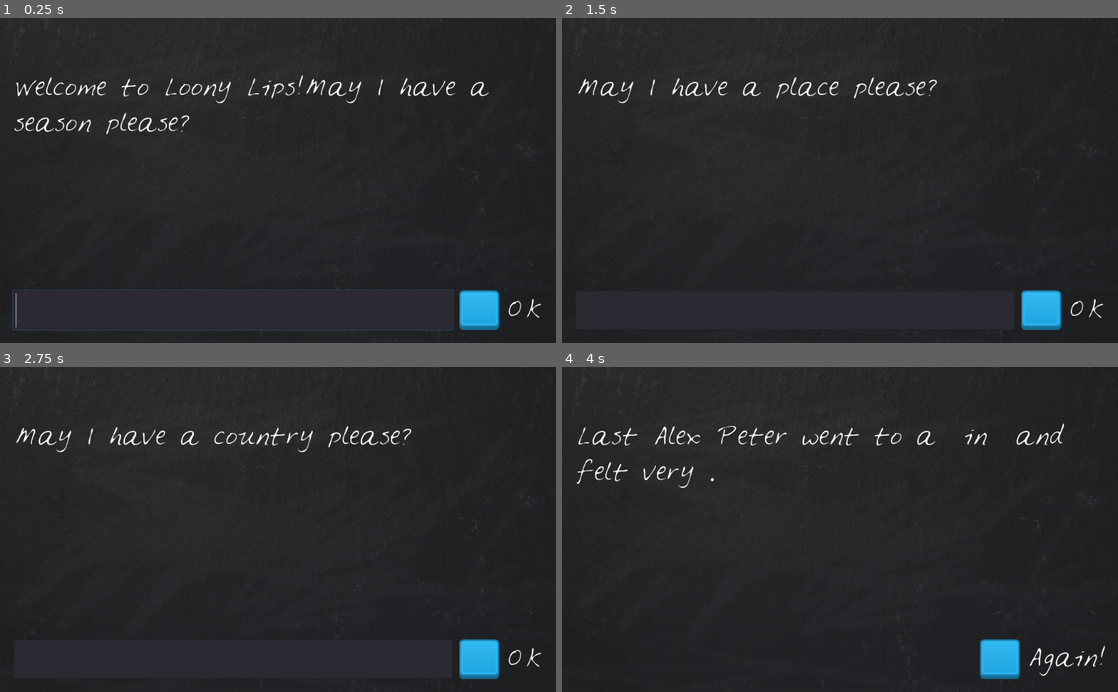
Above: before the commit, frames 1-4 (two rows, left to right).
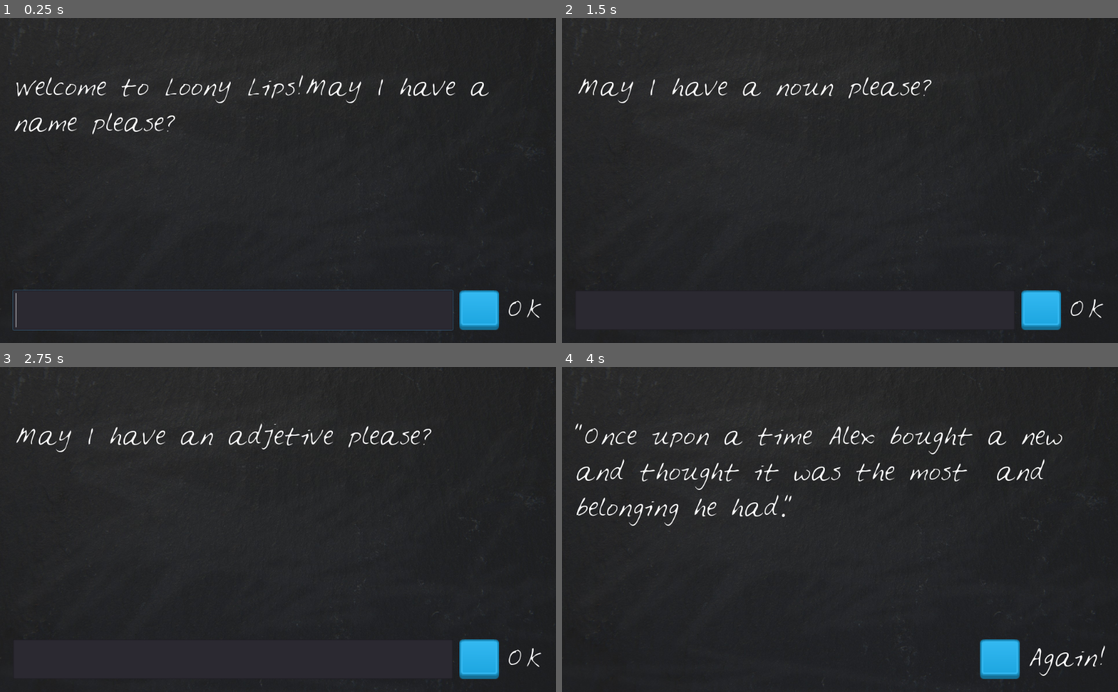
Above: after the commit, the same moments.

Repository: jruizluque/Godot2D_LoonyLips_3.1
Game: Godot game, scene res://LoonyLips.tscn
Two runs of this game, one before a commit and one after it. Both use one fixed random seed, a clock stepped at 60 frames per second and the inputs below.
Inputs (mouse positions are in pixels of both pictures, inside the frame that each line leads up to):
- Up to frame 1 (0.25 s): no input
- Up to frame 2 (1.5 s): click (795, 310) at 0.52 s; type "Alex" at 0.6 s; click (1040, 310) at 1.25 s
- Up to frame 3 (2.75 s): click (478, 659) at 2 s
- Up to frame 4 (4 s): click (1040, 659) at 2.75 s; tap Enter at 3.5 s

The runs differ from the first frame. In frame 1, 0.7% of the frame differs, in the area x 2-35%, y 29-36%; in frame 2, 0.6%; in frame 3, 0.8%; in frame 4, 3.3%, in the area x 2-91%, y 17-49%.

Commit message:
Exporting Loony Lips

Diff:
--- a/LoonyLips.gd
+++ b/LoonyLips.gd
@@ -16,23 +16,10 @@
 
 func set_current_story():
 	randomize()
-	# Option 1
-#	var stories = $StoryBook.get_child_count()
-#	var selected_storie = randi() % stories
-#	current_story.prompts = $StoryBook.get_child(selected_storie).prompts
-#	current_story.story = $StoryBook.get_child(selected_storie).story
-	# Option 2
-	var stories = get_from_json("StoryBook.json")
-	current_story = stories[randi() % stories.size()]
-
-
-func get_from_json(filename):
-	var file = File.new()
-	file.open(filename, File.READ)
-	var text = file.get_as_text()
-	var data = parse_json(text)
-	file.close()
-	return data
+	var stories = $StoryBook.get_child_count()
+	var selected_storie = randi() % stories
+	current_story.prompts = $StoryBook.get_child(selected_storie).prompts
+	current_story.story = $StoryBook.get_child(selected_storie).story
 
 
 func _on_PlayerText_text_entered(new_text):
--- a/StoryBook.json
+++ /dev/null
@@ -1,10 +0,0 @@
-[
-    {
-        "prompts" : ["a name", "a noun", "adjetive", "adverb"],
-        "story" : "Once upon a time %s bought a new %s.\n I thought it was the most %s and %s belonging he had."
-    },
-    {
-        "prompts": ["a season", "a place", "a country", "a feeling"],
-        "story" : "Last %s Peter went to a %s in %s and felt very %s."
-    }
-]
Not shown, added: bin/Godot2D_LoonyLips_3.1_v1.exe
Not shown, added: bin/Godot2D_LoonyLips_3.1_v1.pck
